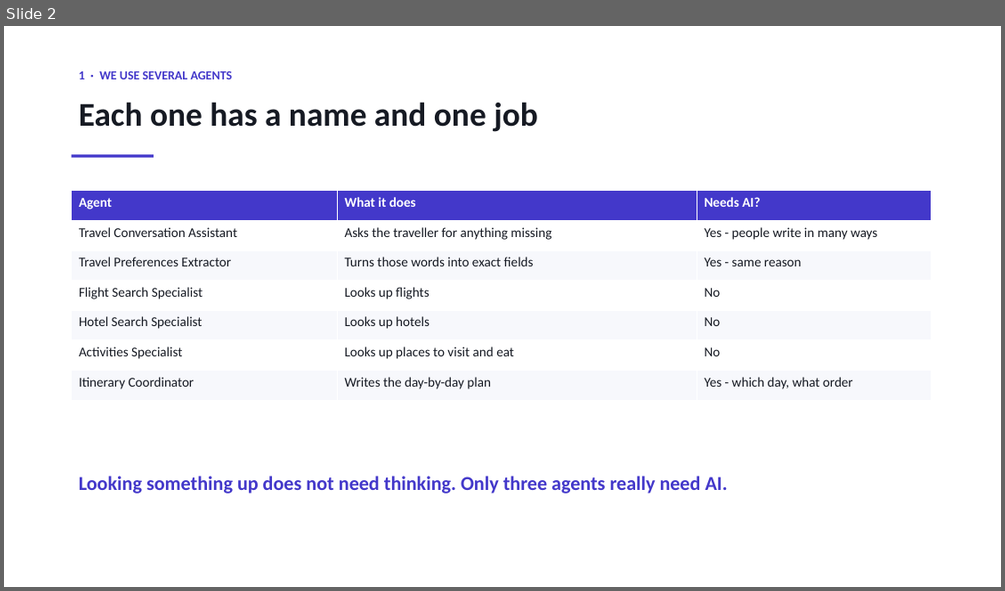
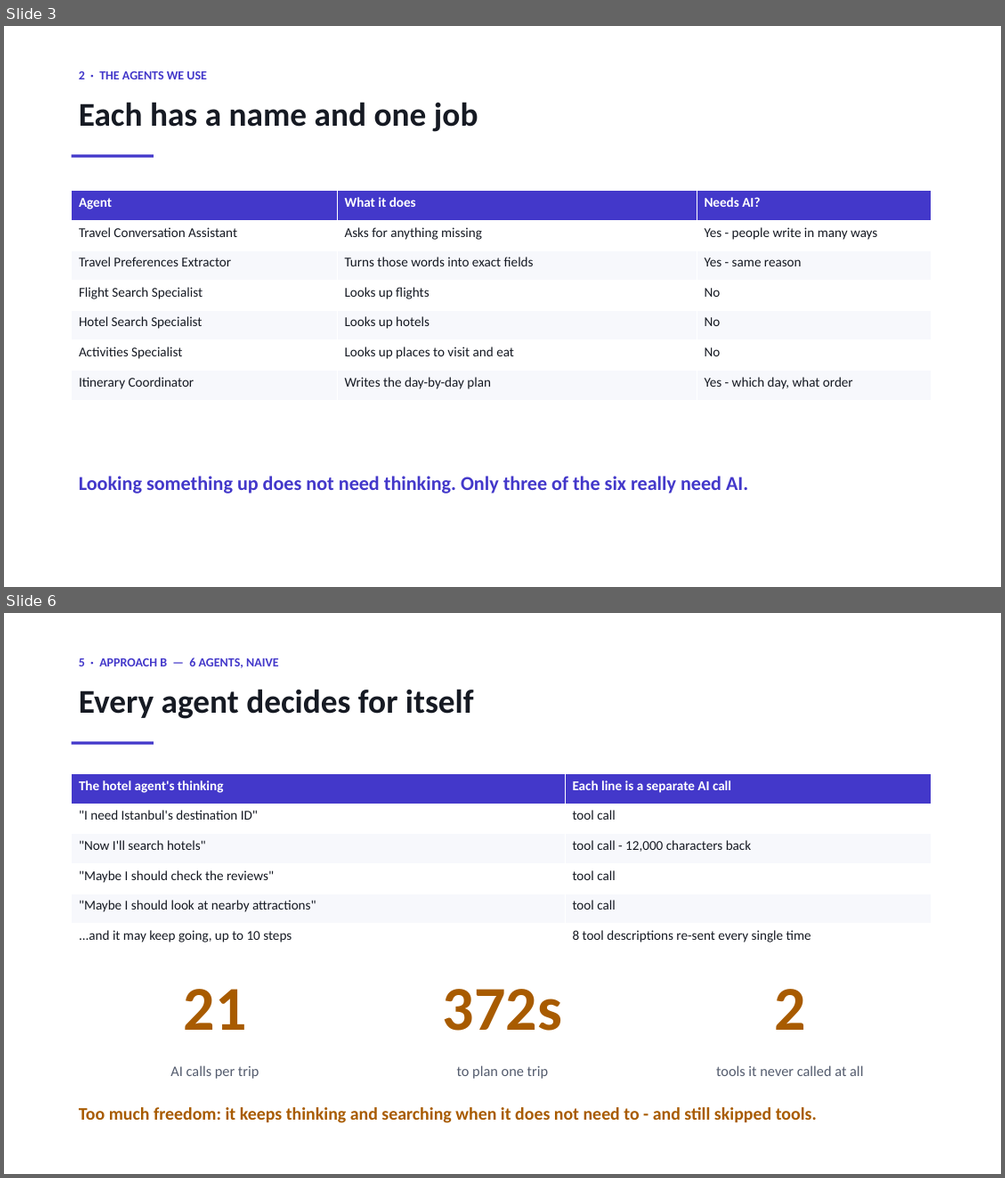
Before and after one commit to sherali143/Trip-Planner, a slide deck: submission/CMP7200_Viva_Presentation.pptx. Shown one above the other, each under a label of ours: slide 2 before the commit, slides 3 and 6 after it; the slides between them are not shown. The pictures are 1005x591 and 1005x1178 pixels, drawn with LibreOffice and Linux fonts; fonts in the diff are those of the drawing. Boxes give left, top, right and bottom in pixels: in the first picture for what was removed or moved away, otherwise in the second. Text is boxed around its words. In the diff, an @@ line names an element or a change of style, - is before the commit and + after.

```diff
--- a/submission/CMP7200_Viva_Presentation.pptx
+++ b/submission/CMP7200_Viva_Presentation.pptx
@@ slide 6 added at (4,613,1001,1174), background #FFFFFF @@
@@ text added at (79,657,278,668), 12 pt, text #4338CA, bold @@
+5 · APPROACH B — 6 AGENTS, NAIVE
@@ text added at (79,689,474,719), 32 pt, text #161A23, bold @@
+Every agent decides for itself
@@ rectangle added at (72,742,154,745), fill #4338CA @@
@@ table added at (72,774,931,953), 6 rows, 2 columns @@
+The hotel agent's thinking | Each line is a separate AI call
+"I need Istanbul's destination ID" | tool call
+"Now I'll search hotels" | tool call - 12,000 characters back
+"Maybe I should check the reviews" | tool call
+"Maybe I should look at nearby attractions" | tool call
+...and it may keep going, up to 10 steps | 8 tool descriptions re-sent every single time
@@ text added at (184,989,247,1030), 60 pt, text #A85B00, bold @@
+21
@@ text added at (443,989,562,1030), 60 pt, text #A85B00, bold @@
+372s
@@ text added at (774,989,805,1030), 60 pt, text #A85B00, bold @@
+2
@@ text added at (170,1065,259,1078), 14 pt, text #545C6E @@
+AI calls per trip
@@ text added at (457,1065,548,1078), 14 pt, text #545C6E @@
+to plan one trip
@@ text added at (716,1065,863,1076), 14 pt, text #545C6E @@
+tools it never called at all
@@ text added at (79,1107,817,1123), 17 pt, text #A85B00, bold @@
+Too much freedom: it keeps thinking and searching when it does not need to - and still skipped tools.
@@ what was slide 2 is now slide 3 @@
@@ slide 3 changed as well @@
@@ text at (79,71,207,79): text changed @@
-1 · WE USE SEVERAL AGENTS
+2 · THE AGENTS WE USE
@@ text at (79,102,478,132): text changed @@
-Each one has a name and one job
+Each has a name and one job
@@ table at (72,191,931,400) @@
-row 2, column 2: Asks the traveller for anything missing
+row 2, column 2: Asks for anything missing
@@ text at (79,475,748,493): text changed @@
-Looking something up does not need thinking. Only three agents really need AI.
+Looking something up does not need thinking. Only three of the six really need AI.
```
Also in this commit, not shown: 2 other slides changed, 8 other slides added, 7 slides removed, 3 other files.
